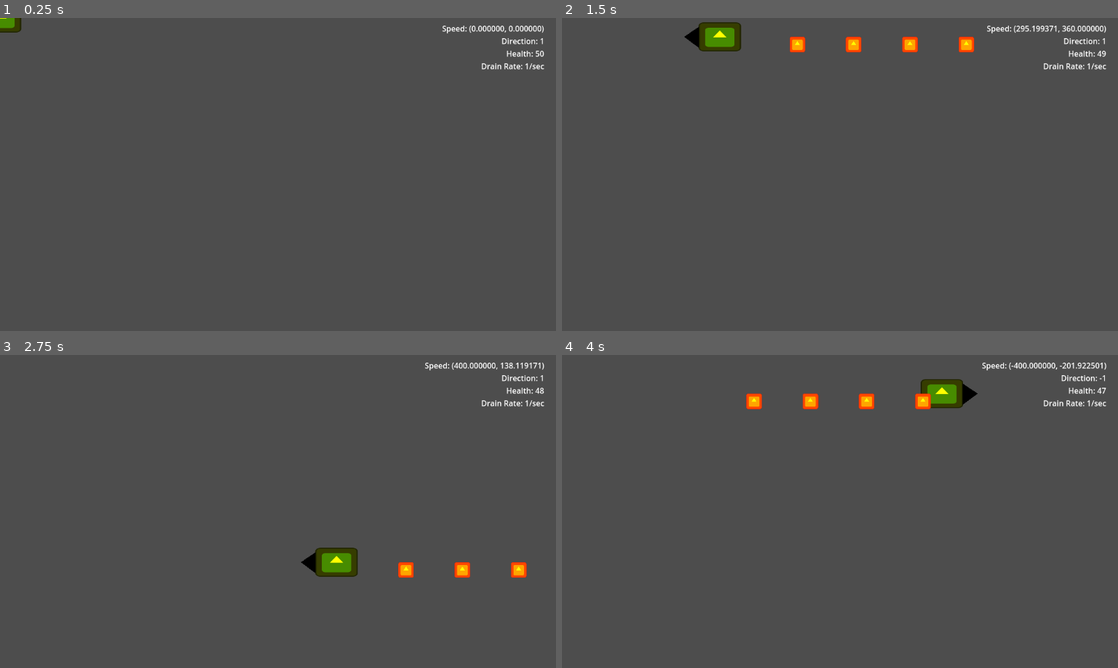
Above: before the commit, frames 1-4 (two rows, left to right).
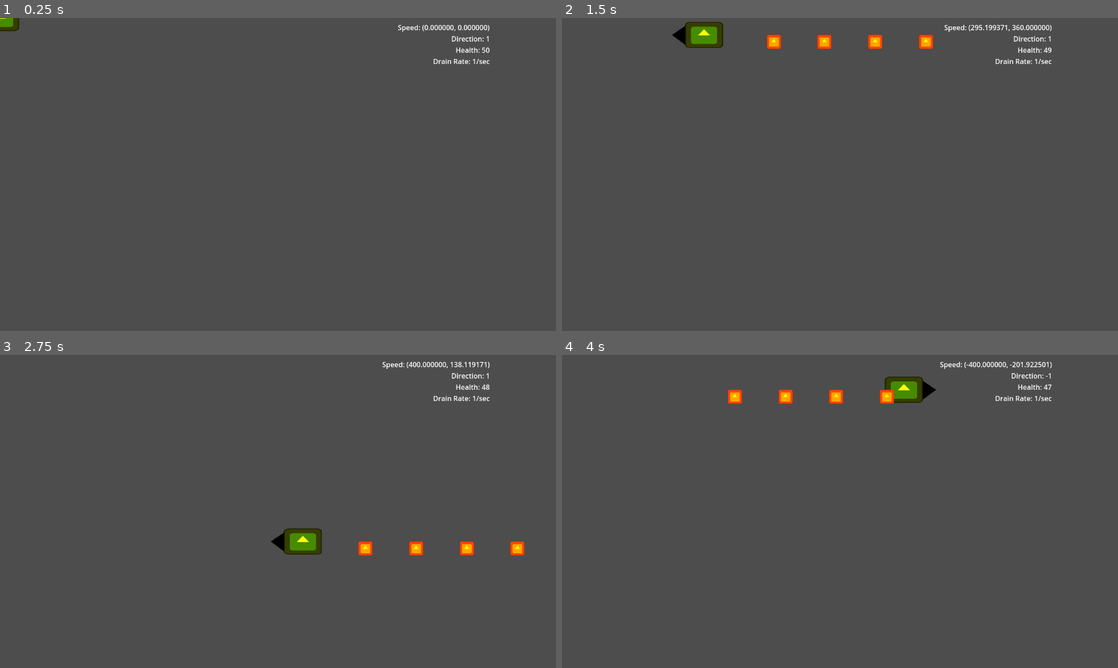
Above: after the commit, the same moments.

Repository: pkflunr/SGDA-EGD-Game-Jam-2023
Game: Godot game, scene res://Scenes/Player/player.tscn
Two runs of this game, one before a commit and one after it. Both use one fixed random seed, a clock stepped at 60 frames per second and the inputs below. The engine's default icon, where the game draws it, is replaced by a stand-in: a white triangle on a blue panel in a dark square.
Inputs:
- Up to frame 1 (0.25 s): no input
- Up to frame 2 (1.5 s): tap Enter at 0.5 s; hold Right (player_right) 0.53-1.28 s; hold X (player_shoot) 0.53-1.28 s; hold Down (player_down) from 1.28 s (still down); tap X (player_shoot) at 1.35 s
- Up to frame 3 (2.75 s): release Down (player_down) at 2.03 s; hold Right (player_right) from 2.03 s (still down); hold X (player_shoot) from 2.03 s (still down)
- Up to frame 4 (4 s): release Right (player_right) at 2.78 s; release X (player_shoot) at 2.78 s; hold Up (player_up) 2.78-3.53 s; tap X (player_shoot) at 2.85 s; hold Left (player_left) from 3.53 s (still down); hold X (player_shoot) from 3.53 s (still down)

The runs differ from the first frame. In frame 1, 0.9% of the frame differs, in the area x 0-98%, y 0-17%; in frame 2, 2.7%; in frame 3, 3.1%, in the area x 48-98%, y 2-72%; in frame 4, 3.0%.

Commit message:
720p resolution

Diff:
--- a/Scenes/Player/player.tscn
+++ b/Scenes/Player/player.tscn
@@ -42,6 +42,5 @@
 
 [node name="Shooter" parent="." instance=ExtResource("3_fkdis")]
 position = Vector2(44, 16)
-scale = Vector2(1, 1)
 
 [connection signal="timeout" from="DrainTimer" to="." method="_on_drain_timer_timeout"]
--- a/project.godot
+++ b/project.godot
@@ -17,6 +17,8 @@
 
 [display]
 
+window/size/viewport_width=1280
+window/size/viewport_height=720
 window/stretch/mode="viewport"
 
 [input]
